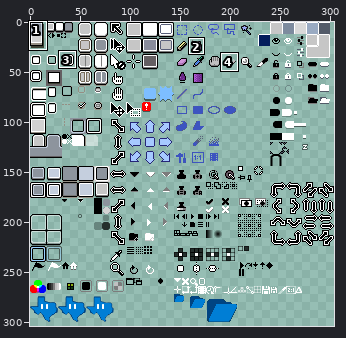
Sprite sheet: data/extensions/aseprite-theme/sheet.png. Above, an overview of the earlier version with the close-up marked.
Close-up. Old version:
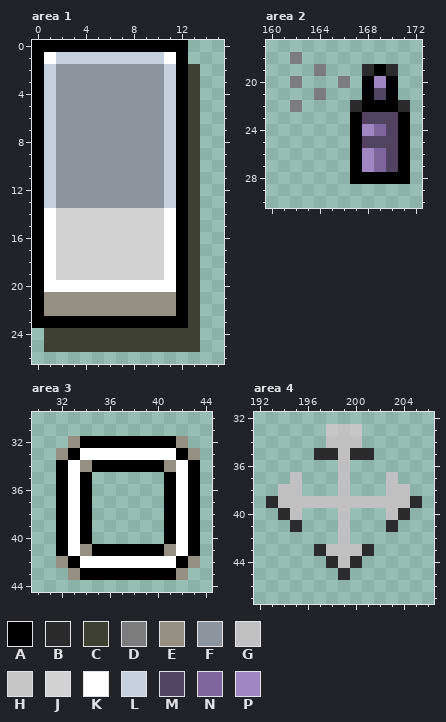
The file is 304x304 pixels. Pixels under 10% opacity are left out. Colours within 5 levels of each other are drawn and written as one. Shown: area 1: x 0..15, y 0..26; area 2: x 160..172, y 17..30; area 3: x 30..44, y 30..44; area 4: x 192..206, y 32..47. The commit also changed other parts of the picture, which this record leaves out.
Palette (. is transparent): A #000000  B #2b2b2b  C #3d4032  D #7c7c7c  E #958f84  F #8d949d  G #c0c0c0  H #c6c6c6  J #d2d2d2  K #ffffff  L #c5cfde  M #514462  N #7e669d  P #a186c4
Pixels before, area 1, first column x 0:
 0 AAAAAAAAAAAAA.
 1 AKLLLLLLLLLKA.
 2 ALFFFFFFFFFLAC
 3 ALFFFFFFFFFLAC
 4 ALFFFFFFFFFLAC
 5 ALFFFFFFFFFLAC
 6 ALFFFFFFFFFLAC
 7 ALFFFFFFFFFLAC
 8 ALFFFFFFFFFLAC
 9 ALFFFFFFFFFLAC
10 ALFFFFFFFFFLAC
11 ALFFFFFFFFFLAC
12 ALFFFFFFFFFLAC
13 ALFFFFFFFFFLAC
14 AKJJJJJJJJJKAC
15 AKJJJJJJJJJKAC
16 AKJJJJJJJJJKAC
17 AKJJJJJJJJJKAC
18 AKJJJJJJJJJKAC
19 AKJJJJJJJJJKAC
20 AKKKKKKKKKKKAC
21 AEEEEEEEEEEEAC
22 AEEEEEEEEEEEAC
23 AAAAAAAAAAAAAC
24 .CCCCCCCCCCCCC
25 .CCCCCCCCCCCCC
Pixels before, area 2, first column x 162:
18 D.........
19 ..D...BAB.
20 D...D.APA.
21 ..D...AMA.
22 D....BAAAB
23 .....AMMMA
24 .....APNMA
25 .....AMMMA
26 .....APNMA
27 .....APNMA
28 .....AAAAA
Pixels before, area 3, first column x 32:
32 .EAAAAAAAAE.
33 EAKKKKKKKKAE
34 AKEAAAAAAEKA
35 AKA......AKA
36 AKA......AKA
37 AKA......AKA
38 AKA......AKA
39 AKA......AKA
40 AKA......AKA
41 AKEAAAAAAEKA
42 EAKKKKKKKKAE
43 .EAAAAAAAAE.
Pixels before, area 4, first column x 193:
33 .....HGH.....
34 .....GGG.....
35 ....BBGBB....
36 ......G......
37 ..G...G...G..
38 .GG...G...GG.
39 BGGGGGGGGGGGB
40 .BG...G...GB.
41 ..B...G...B..
42 ......G......
43 ....BGGGB....
44 .....BGB.....
45 ......B......
After the commit:
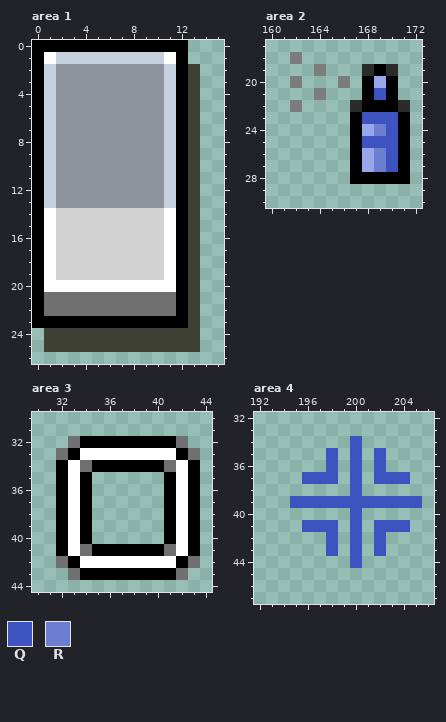
Colours new in this view: Q #3d54c0  R #6d7ed1
Diff:
colour E: #958f84 -> #707070
colour P: #a186c4 -> #98a6eb
Area 2:
y 21: x 169 M -> Q
y 23: x 168..170 MMM -> QQQ
y 24: x 169..170 NM -> RQ
y 25: x 168..170 MMM -> QQQ
y 26..27: x 169..170 NM -> RQ
Area 4:
y 33: x 198..200 HGH -> ...
y 34: x 198..200 GGG -> ..Q
y 35: x 197..202 BBGBB. -> .Q.Q.Q
y 36: x 198..200 .G. -> Q.Q; x 202 . -> Q
y 37: x 195..200 G...G. -> .QQQ.Q; x 202..204 .G. -> QQQ
y 38: x 194..195 GG -> ..; x 199..200 G. -> .Q; x 203..204 GG -> ..
y 39: x 193..205 BGGGGGGGGGGGB -> ..QQQQQQQQQQQ
y 40: x 194..195 BG -> ..; x 199..200 G. -> .Q; x 203..204 GB -> ..
y 41: x 195..200 B...G. -> .QQQ.Q; x 202..204 .B. -> QQQ
y 42: x 198..200 .G. -> Q.Q; x 202 . -> Q
y 43: x 197..202 BGGGB. -> .Q.Q.Q
y 44: x 198..200 BGB -> ..Q
y 45: x 199 B -> .
